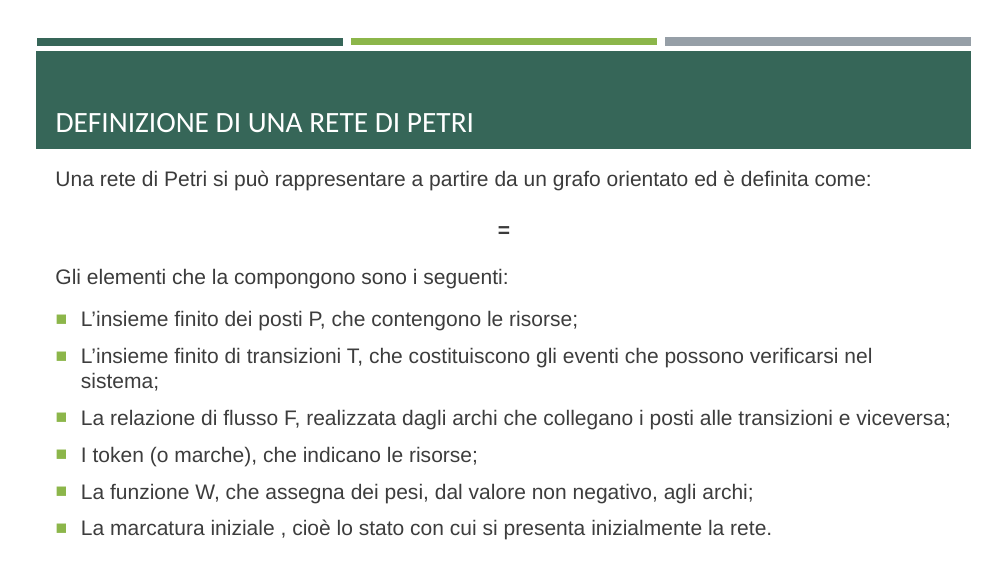
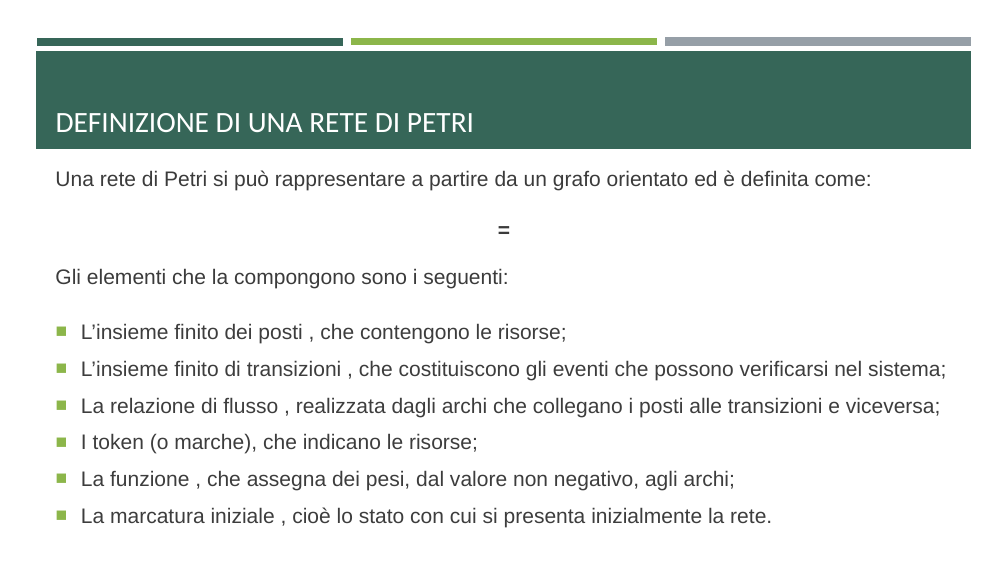
Before and after one commit to ivochan/RecirculatingPalletWarehouse, a slide deck: slide 5 of PresentazioneRetiPetriProgetto.odp. Drawn at 1008x567 pixels with LibreOffice and Linux fonts; fonts in the diff are those of the drawing. Boxes give left, top, right and bottom in pixels: in the first picture for what was removed or moved away, otherwise in the second. Text is boxed around its words. In the diff, an @@ line names an element or a change of style, - is before the commit and + after.

```diff
--- a/PresentazioneRetiPetriProgetto.odp
+++ b/PresentazioneRetiPetriProgetto.odp
@@ text at box(81, 323, 946, 417): text changed @@
-■ L’insieme finito dei posti P, che contengono le risorse;
-■ L’insieme finito di transizioni T, che costituiscono gli eventi che possono verificarsi nel sistema;
-■ La relazione di flusso F, realizzata dagli archi che collegano i posti alle transizioni e viceversa;
+■ L’insieme finito dei posti , che contengono le risorse;
+■ L’insieme finito di transizioni , che costituiscono gli eventi che possono verificarsi nel sistema;
+■ La relazione di flusso , realizzata dagli archi che collegano i posti alle transizioni e viceversa;
@@ text at box(81, 470, 735, 491): text changed @@
-■ La funzione W, che assegna dei pesi, dal valore non negativo, agli archi;
+■ La funzione , che assegna dei pesi, dal valore non negativo, agli archi;
```
Also in this commit, not shown: 20 other slides changed, 2 other files.
